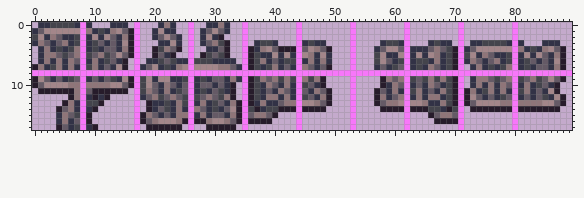
Edited in one commit: sprite sheet (Tiles/AshWoodSign.png). Above: the version before the commit.
The file is 180x36 pixels, drawn in blocks of 2x2; one block is one cell here.
Now the later version:
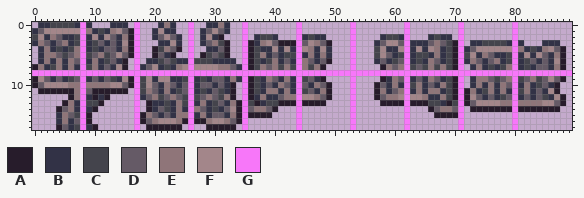
Palette (. is transparent): A #271c2b  B #323246  C #44444c  D #655a66  E #8f7579  F #a3868a  G #f777f9
The exact change:
@@ x 34..72 @@
  1 .G........G........G........G........G.
- 2 .G........G........G........G........G.
- 3 .G.BCCB...GBCBB....G....BCCBG...BCBB.G.
- 4 .GABEFDAAAGDFEDA...G...BDFFDGBBBDEDCAGB
- 5 .GACBBFBFBGFEBFB...G...CFBBFGBFBFEBCAGC
- 6 .GACEBDBCCGBEBEB...G...CFDBCGBCCBEBCAGB
- 7 BGACBCEBDBGEDBDA...G...BDBCDGBCBEDBCAG.
+ 2 .G.BCCB...GBCBB....G....BCCBG...BCBB.G.
+ 3 .GABEFDAAAGDFEDA...G...BDFFDGBBBDEDCAG.
+ 4 .GACBBFBFBGFEBFB...G...CFBBFGBFBFEBCAGB
+ 5 .GACEBDBCCGBEBEB...G...CFDBCGBCCBEBCAGC
+ 6 .GACBCEBDBGEDBDA...G...BDBCDGBCBEDBCAGB
+ 7 BGACEDECECGECEA....G....AEDEGCDCECECAG.
  8 GGGGGGGGGGGGGGGGGGGGGGGGGGGGGGGGGGGGGGG
- 9 BGACEDECECGECEA....G....AEDEGCDCECECAG.
-10 .GACBEDBEBGCDBA....G....ABEDGBDBEDBCAG.
-11 .GACBDBEDBGDBEDA...G...ADBEBGCEBDBECAGA
-12 .GACBEEBEBGCDBEA...G...AEBDEGBEBEEBCAGA
-13 AGABEBBDEEGFFEDA...G...ADEEFGFFEBBECAGA
-14 AGCABCCAAAGAAAA....G....AAAAGAAACCBACG.
-15 AGDEEDA...G........G........G...ADEEDG.
-16 AGAAAA....G........G........G....AAAAG.
+ 9 BGACBEDBEBGCDBA....G....ABEDGBDBEDBCAG.
+10 .GACBDBEDBGDBEDA...G...ADBEBGCEBDBECAG.
+11 .GACBEEBEBGCDBEA...G...AEBDEGBEBEEBCAGA
+12 .GABEBBDEEGFFEDA...G...ADEEFGFFEBBECAGA
+13 AGCABCCAAAGAAAA....G....AAAAGAAACCBACGA
+14 AGDEEDA...G........G........G...ADEEDG.
+15 AGAAAA....G........G........G....AAAAG.
+16 AG........G........G........G........G.
 17 .G........G........G........G........G.
Pixel boxes of the changes (left, top, right, bottom) in both pictures:
changed: (248, 34, 332, 124)
changed: (374, 34, 458, 124)
